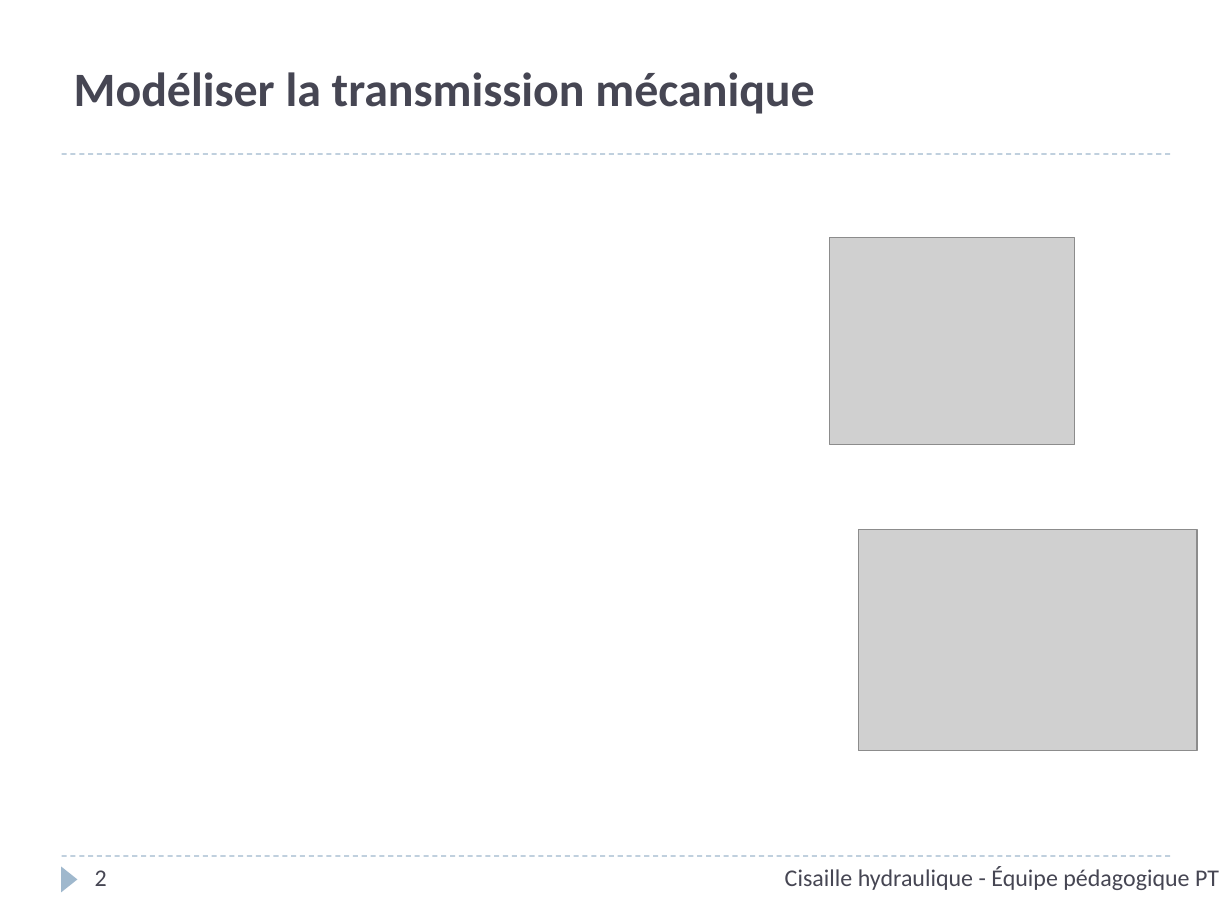
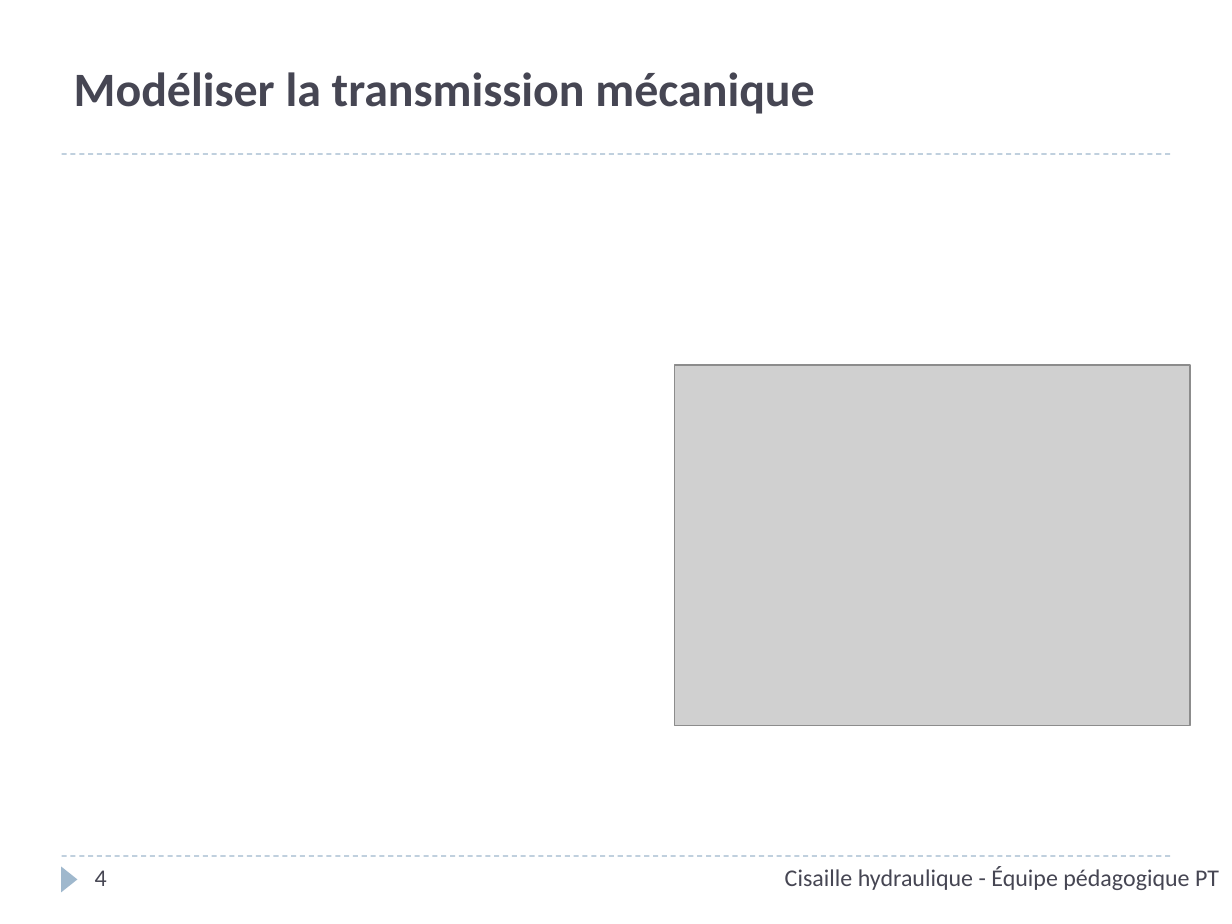
Before and after one commit to xpessoles/PT_Oraux, a slide deck: slide 4 of Interrogation_SII/03_Cisaille hydraulique/ServoMoteur_CommandeVanne_Corrige.pptx (slide 2 before the commit). Drawn at 1232x924 pixels with LibreOffice and Linux fonts; fonts in the diff are those of the drawing; grey boxes stand for pictures; background and template pictures are left out. Boxes give left, top, right and bottom in pixels: in the first picture for what was removed or moved away, otherwise in the second. Text is boxed around its words. In the diff, an @@ line names an element or a change of style, - is before the commit and + after.

```diff
--- a/Interrogation_SII/03_Cisaille hydraulique/ServoMoteur_CommandeVanne_Corrige.pptx
+++ b/Interrogation_SII/03_Cisaille hydraulique/ServoMoteur_CommandeVanne_Corrige.pptx
@@ picture removed at [829, 238, 1074, 445] @@
@@ picture added at [674, 365, 1190, 726] @@
@@ picture removed at [859, 530, 1198, 750] @@
@@ page number at [95, 870, 107, 886]: text changed @@
-2
+4
```
Also in this commit, not shown: 1 other slide changed, 4 slides added, 2 other files.
